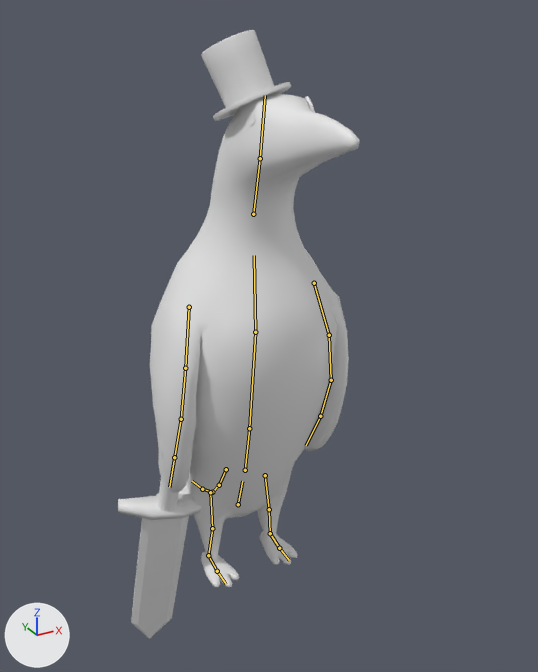
Two versions of the glTF model Assets/Art/Enemies/Penguin/PenguinCharacter01.glb, one commit apart.
Before and after are seen from a 50 mm lens placed at (-0.696, -1.367, 1.312), pointed at (0.036, -0.035, 0.646). The lights are fixed; the arrows at lower left show +X, +Y and +Z. The bones that bend it are drawn over the model as lines.

In view in the first picture: 'Eyes', 'Hat', 'Penguin', 'Sword_Pengin'.
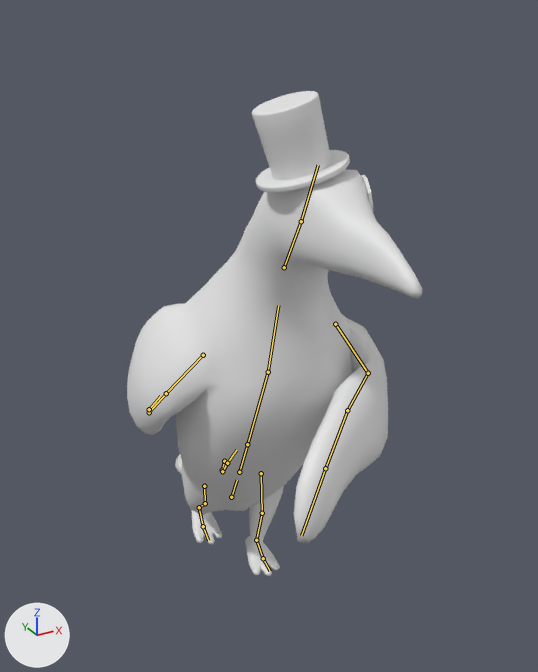
The newer file adds an action. The first version stands in its rest pose; the second is drawn at frame 0 of the action 'Slash.001'.

Where the change shows, as pixel boxes [x1, y1, x2, y2] in the pictures (538 x 672 px):
'Penguin', posed (40% wider, 18% shorter)
    before: [150, 94, 360, 587]
    after: [127, 170, 422, 576]
'Hat', posed (9% wider, 11% taller)
    before: [201, 30, 291, 121]
    after: [252, 91, 350, 192]
'Sword_Pengin', no longer drawn
    before: [118, 449, 202, 639]
'Eyes', posed
    before: [247, 96, 315, 126]
    after: [295, 175, 373, 213]
bone 'Hips', root to tip
    before: (238, 504) to (242, 481)
    after: (231, 497) to (237, 480)
bone 'Spine_01', root to tip
    before: (245, 470) to (249, 428)
    after: (239, 472) to (247, 444)
bone 'Spine_02', root to tip
    before: (249, 428) to (255, 332)
    after: (247, 444) to (268, 372)
bone 'Wings_01.l', root to tip
    before: (314, 283) to (329, 335)
    after: (335, 324) to (368, 373)
bone 'Wings_02.l', root to tip
    before: (329, 335) to (331, 380)
    after: (368, 373) to (347, 410)
bone 'Wings_01.r', root to tip
    before: (189, 307) to (185, 368)
    after: (203, 355) to (166, 393)
bone 'Wings_02.r', root to tip
    before: (185, 368) to (181, 419)
    after: (166, 393) to (149, 412)
bone 'Wings_03.r', root to tip
    before: (181, 419) to (174, 457)
    after: (149, 412) to (149, 409)
bone 'Wings_04.r', root to tip
    before: (174, 457) to (169, 487)
    after: (149, 409) to (160, 396)
bone 'Tail_01', root to tip
    before: (226, 469) to (219, 485)
    after: (224, 461) to (222, 470)
bone 'Tail_02', root to tip
    before: (219, 485) to (212, 492)
    after: (222, 470) to (222, 471)
bone 'Tail_03', root to tip
    before: (212, 492) to (202, 489)
    after: (222, 471) to (227, 463)
bone 'Tail_04', root to tip
    before: (202, 489) to (192, 481)
    after: (227, 463) to (236, 450)
bone 'Leg_01.l', root to tip
    before: (265, 475) to (269, 509)
    after: (261, 473) to (262, 513)
bone 'Leg_02.l', root to tip
    before: (269, 509) to (270, 533)
    after: (262, 513) to (256, 540)
bone 'Foot_01.l', root to tip
    before: (270, 533) to (279, 548)
    after: (256, 540) to (263, 558)
bone 'Foot_02.l', root to tip
    before: (279, 548) to (289, 560)
    after: (263, 558) to (270, 571)
bone 'Leg_01.r', root to tip
    before: (210, 492) to (212, 528)
    after: (204, 486) to (205, 503)
bone 'Leg_02.r', root to tip
    before: (212, 528) to (208, 555)
    after: (205, 503) to (199, 507)
bone 'Foot_01.r', root to tip
    before: (208, 555) to (217, 571)
    after: (199, 507) to (203, 526)
bone 'Foot_02.r', root to tip
    before: (217, 571) to (226, 584)
    after: (203, 526) to (208, 540)

The change in detail:
Bone 'Hips' (bone_hips) moves from (0.0, 0.0, 0.0) to (0.0, -0.012, -0.034).
Bone 'Hips' (bone_hips) turns from (0, 0, 0) to (11, -7, 2) degrees about its own x, y and z.
Bone 'Spine_01' (bone_spine_01) turns from (0, 0, 0) to (7, 0, 0) degrees about its own x, y and z.
Bone 'Spine_02' (bone_spine_02) turns from (0, 0, 0) to (0, 6, -2) degrees about its own x, y and z.
Bone 'Wings_01.l' (bone_wings_01_l) turns from (0, 0, 0) to (-58, -3, 2) degrees about its own x, y and z.
Bone 'Wings_02.l' (bone_wings_02_l) turns from (0, 0, 0) to (-39, 47, 27) degrees about its own x, y and z.
Bone 'Wings_01.r' (bone_wings_01_r) turns from (0, 0, 0) to (24, -6, 17) degrees about its own x, y and z.
Bone 'Wings_02.r' (bone_wings_02_r) turns from (0, 0, 0) to (1, -4, -16) degrees about its own x, y and z.
Bone 'Wings_03.r' (bone_wings_03_r) turns from (0, 0, 0) to (3, -9, -14) degrees about its own x, y and z.
Bone 'Wings_04.r' (bone_wings_04_r) turns from (0, 0, 0) to (3, -10, -13) degrees about its own x, y and z.
Bone 'Tail_01' (bone_tail_01) turns from (0, 0, 0) to (0, 7, -6) degrees about its own x, y and z.
Bone 'Tail_02' (bone_tail_02) turns from (0, 0, 0) to (0, 6, -8) degrees about its own x, y and z.
Bone 'Tail_03' (bone_tail_03) turns from (0, 0, 0) to (0, 3, -9) degrees about its own x, y and z.
Bone 'Tail_04' (bone_tail_04) turns from (0, 0, 0) to (0, 0, -10) degrees about its own x, y and z.
Bone 'Leg_01.l' (bone_leg_01_l) turns from (0, 0, 0) to (-33, -1, 14) degrees about its own x, y and z.
Bone 'Leg_02.l' (bone_leg_02_l) turns from (0, 0, 0) to (20, 2, 0) degrees about its own x, y and z.
Bone 'Foot_01.l' (bone_foot_01_l) turns from (0, 0, 0) to (15, 14, -1) degrees about its own x, y and z.
Bone 'Foot_02.l' (bone_foot_02_l) turns from (0, 0, 0) to (-14, 0, -2) degrees about its own x, y and z.
Bone 'Leg_01.r' (bone_leg_01_r) turns from (0, 0, 0) to (25, -1, -11) degrees about its own x, y and z.
Bone 'Leg_02.r' (bone_leg_02_r) turns from (0, 0, 0) to (6, -1, 0) degrees about its own x, y and z.
Bone 'Foot_01.r' (bone_foot_01_r) turns from (0, 0, 0) to (-10, -6, 10) degrees about its own x, y and z.
Bone 'Foot_02.r' (bone_foot_02_r) turns from (0, 0, 0) to (-23, 0, 2) degrees about its own x, y and z.
